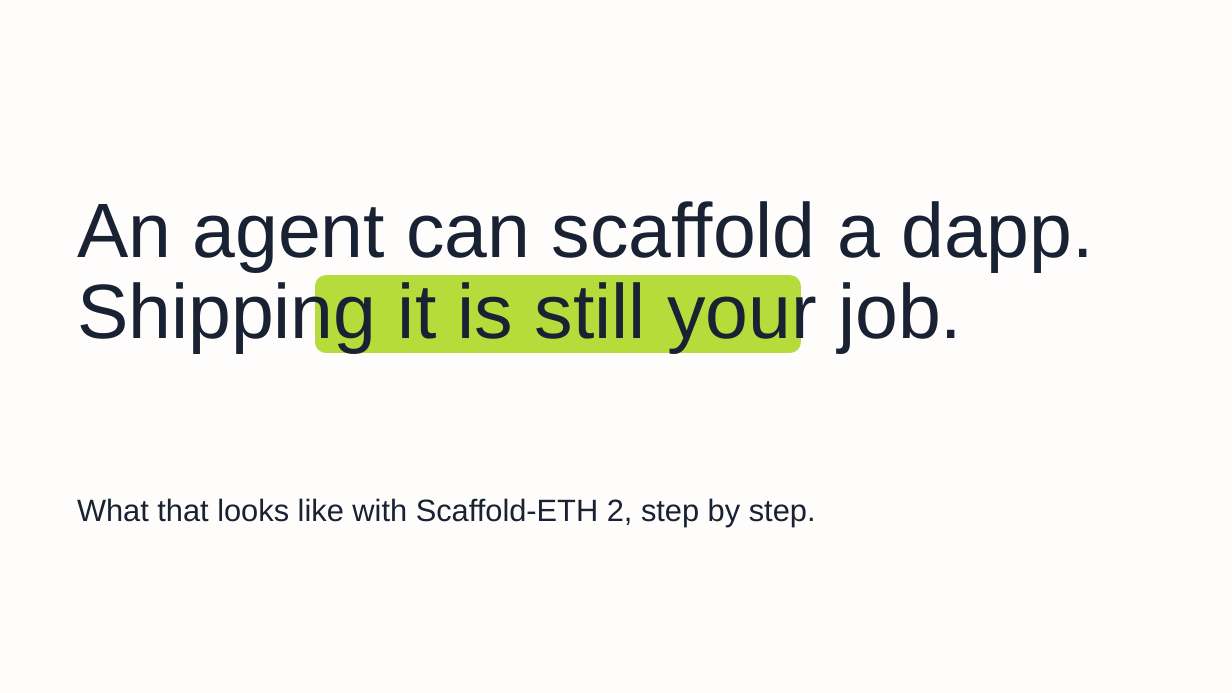
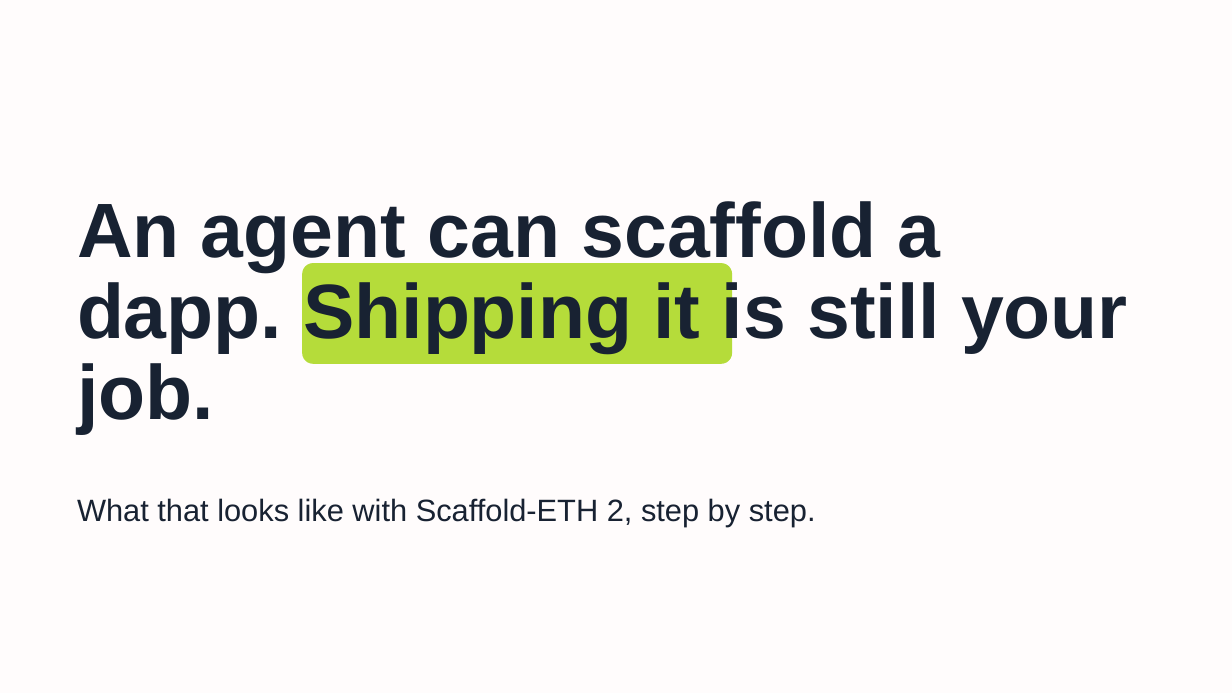
Before and after one commit to technophile-04/devcon-8-mumbai, a slide deck: slide 2 of template/buidlguidl-devcon8.pptx. Drawn at 1232x693 pixels with LibreOffice and Linux fonts; fonts in the diff are those of the drawing; background and template pictures are left out. Boxes give left, top, right and bottom in pixels: in the first picture for what was removed or moved away, otherwise in the second. Text is boxed around its words. In the diff, an @@ line names an element or a change of style, - is before the commit and + after.

```diff
--- a/template/buidlguidl-devcon8.pptx
+++ b/template/buidlguidl-devcon8.pptx
@@ text "An agent can scaffold a ..." at (77, 201, 1128, 434): bold on @@
@@ rounded rectangle: place and size @@
-rounded rectangle at (315, 275, 801, 353)
+rounded rectangle at (302, 263, 732, 364)
@@ rounded rectangle at (302, 263, 732, 364): proportions changed @@
```
Also in this commit, not shown: 10 other slides changed, 17 other files.
